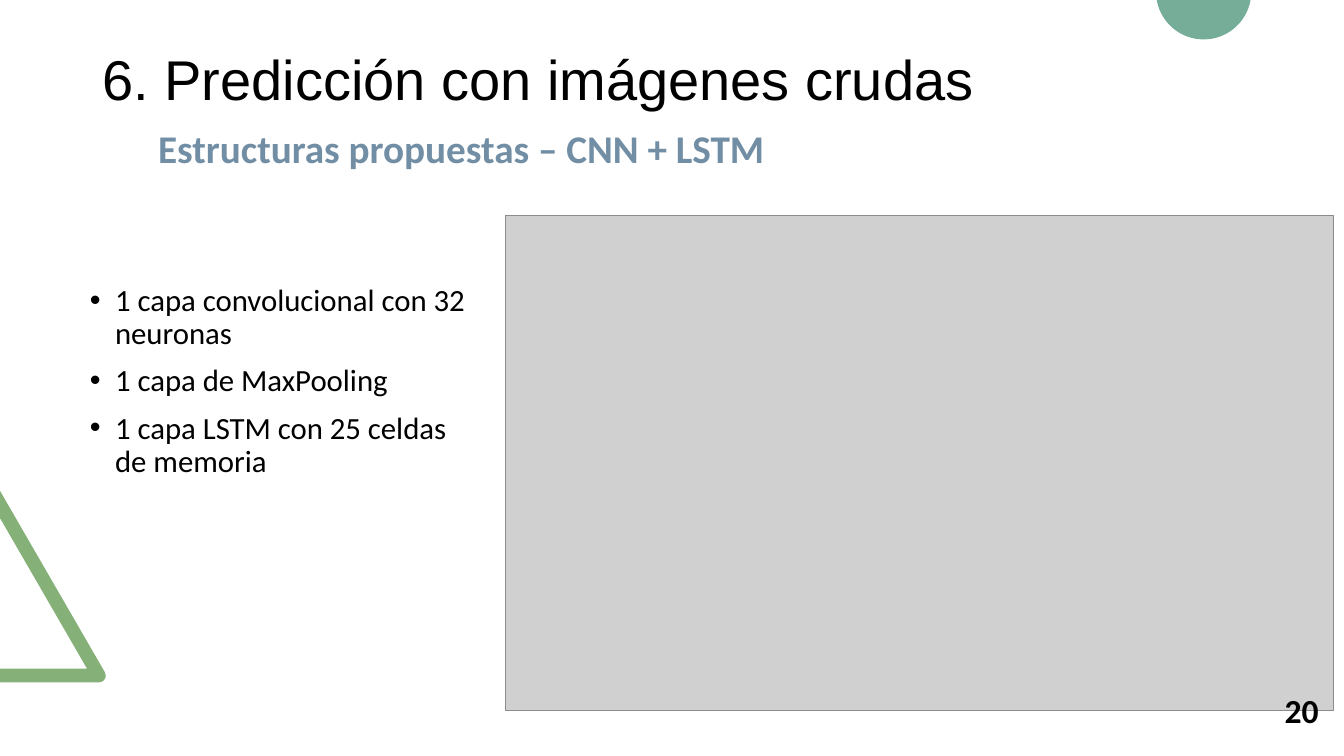
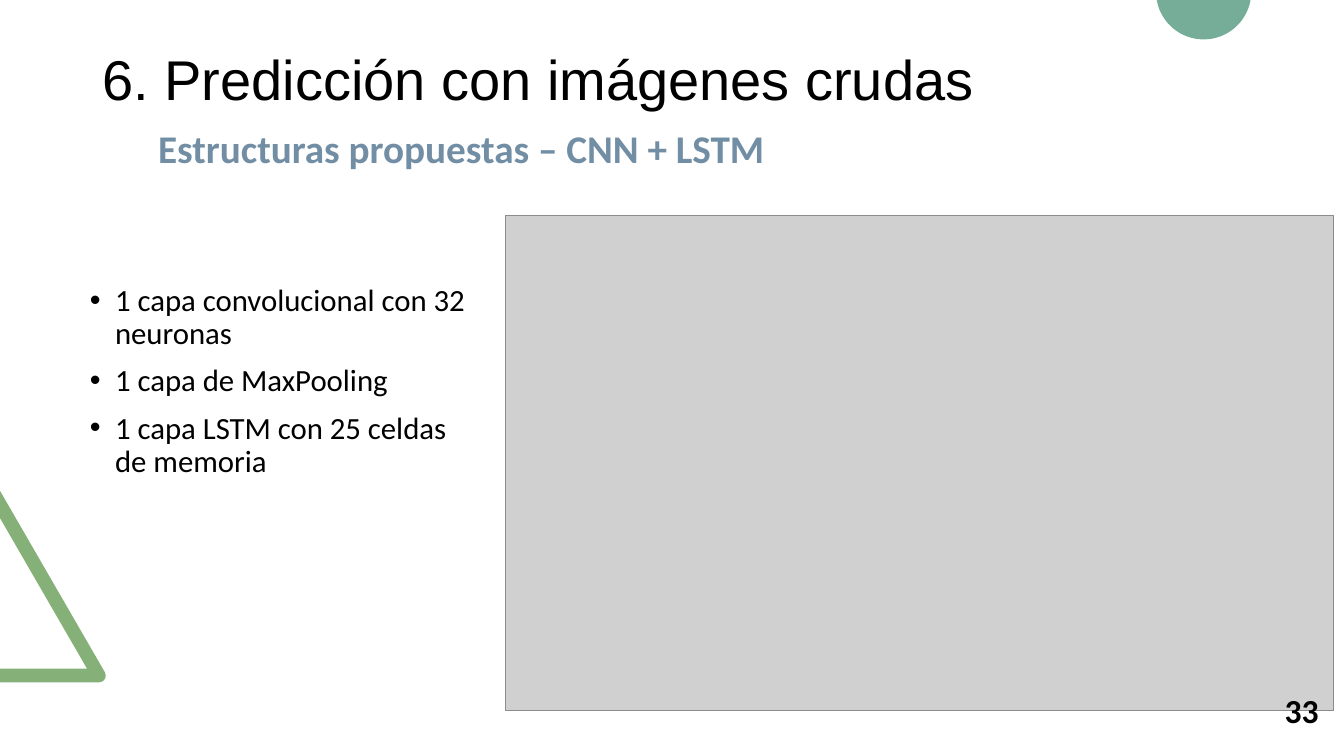
Before and after one commit to RoboticsLabURJC/2017-tfm-nuria-oyaga, a slide deck: slide 34 of Documentation/Presentacion-TFM/Presentacion-TFM.pptx (slide 28 before the commit). Drawn at 1344x756 pixels with LibreOffice and Linux fonts; fonts in the diff are those of the drawing; grey boxes stand for pictures. Boxes give left, top, right and bottom in pixels: in the first picture for what was removed or moved away, otherwise in the second. Text is boxed around its words. In the diff, an @@ line names an element or a change of style, - is before the commit and + after.

```diff
--- a/Documentation/Presentacion-TFM/Presentacion-TFM.pptx
+++ b/Documentation/Presentacion-TFM/Presentacion-TFM.pptx
@@ text at <box>1285,701,1319,732</box>: text changed @@
-20
+33
```
Also in this commit, not shown: 12 other slides changed, 15 slides added, 1 slide removed, 9 other files.
